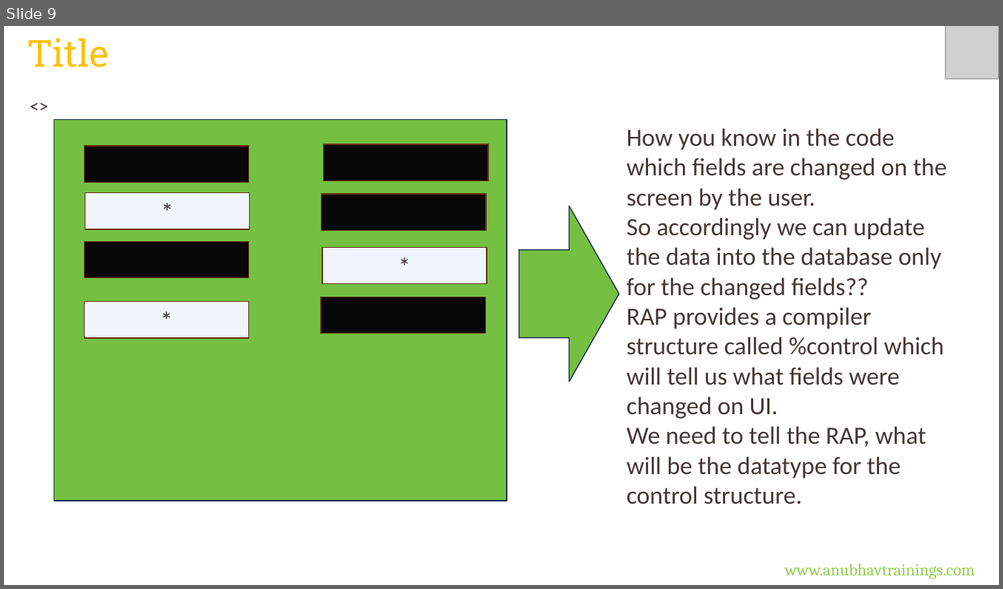
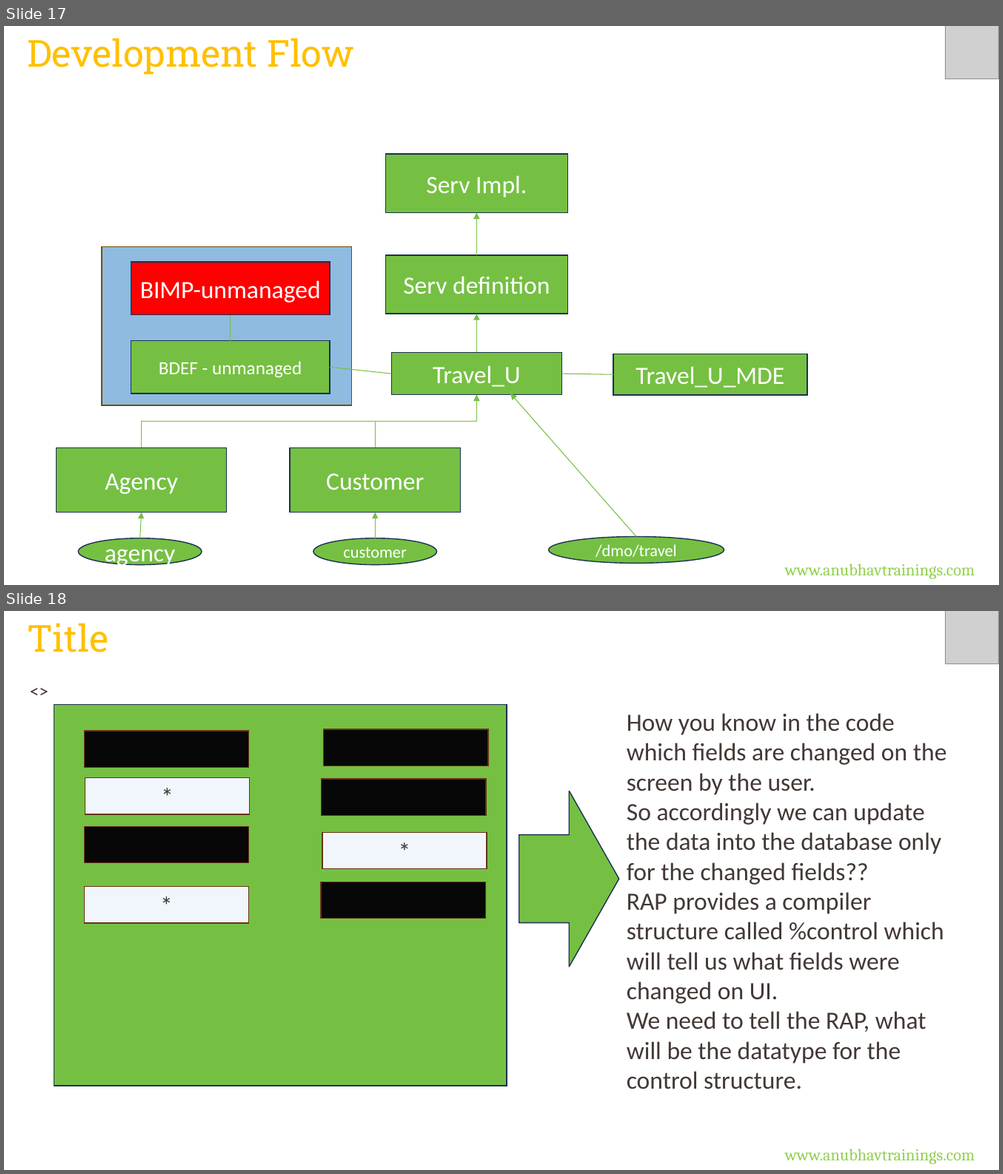
Before and after one commit to soyuztechnologies/CDS_AMDP_RAP_Training_60H, a slide deck: Day 16/DAY-16.pptx. Shown one above the other, each under a label of ours: slide 9 before the commit, slides 17 and 18 after it. The pictures are 1003x589 and 1003x1174 pixels, drawn with LibreOffice and Linux fonts; fonts in the diff are those of the drawing; grey boxes stand for pictures. Boxes give left, top, right and bottom in pixels: in the first picture for what was removed or moved away, otherwise in the second. Text is boxed around its words. In the diff, an @@ line names an element or a change of style, - is before the commit and + after.

```diff
--- a/Day 16/DAY-16.pptx
+++ b/Day 16/DAY-16.pptx
@@ slide 17 added at [4, 26, 999, 585], background #FFFFFF @@
@@ text added at [27, 38, 354, 75], 36 pt, text #FFC000 @@
+Development Flow
@@ picture added at [945, 26, 999, 79] @@
@@ rectangle added at [385, 154, 567, 213], fill #75C042, outline #1C3052 1 pt, 24 pt, text #FFFFFF @@
+Serv Impl.
@@ arrow added from (476, 255) to (476, 212), #75C042 0.75 pt @@
@@ rectangle added at [102, 247, 352, 406], fill #8FBBE1, outline #6B5100 1 pt @@
@@ rectangle added at [131, 263, 330, 315], fill #FF0000, outline #1C3052 1 pt, 24 pt, text #FFFFFF @@
+BIMP-unmanaged
@@ rectangle added at [385, 255, 567, 314], fill #75C042, outline #1C3052 1 pt, 24 pt, text #FFFFFF @@
+Serv definition
@@ arrow added from (476, 353) to (476, 314), #75C042 0.75 pt @@
@@ line added from (230, 315) to (230, 340), #75C042 0.75 pt @@
@@ rectangle added at [131, 340, 330, 394], fill #75C042, outline #1C3052 1 pt, 18 pt, text #FFFFFF @@
+BDEF - unmanaged
@@ rectangle added at [391, 353, 561, 395], fill #75C042, outline #1C3052 1 pt, 24 pt, text #FFFFFF @@
+Travel_U
@@ rectangle added at [613, 355, 807, 395], fill #75C042, outline #1C3052 1 pt, 24 pt, text #FFFFFF @@
+Travel_U_MDE
@@ line added from (330, 368) to (391, 374), #75C042 0.75 pt @@
@@ line added from (561, 374) to (613, 375), #75C042 0.75 pt @@
@@ elbow arrow added from (142, 449) to (476, 395), #75C042 0.75 pt @@
@@ elbow arrow added from (375, 449) to (476, 395), #75C042 0.75 pt @@
@@ arrow added from (636, 537) to (511, 394), #75C042 0.75 pt @@
@@ rectangle added at [57, 449, 226, 513], fill #75C042, outline #1C3052 1 pt, 24 pt, text #FFFFFF @@
+Agency
@@ rectangle added at [290, 449, 460, 513], fill #75C042, outline #1C3052 1 pt, 24 pt, text #FFFFFF @@
+Customer
@@ arrow added from (140, 539) to (142, 512), #75C042 0.75 pt @@
@@ arrow added from (375, 539) to (375, 512), #75C042 0.75 pt @@
@@ ellipse added at [79, 539, 202, 565], fill #75C042, outline #1C3052 1 pt, 24 pt, text #FFFFFF @@
+agency
@@ ellipse added at [313, 539, 436, 565], fill #75C042, outline #1C3052 1 pt, 16 pt, text #FFFFFF @@
+customer
@@ ellipse added at [548, 537, 723, 564], fill #75C042, outline #1C3052 1 pt, 16 pt, text #FFFFFF @@
+/dmo/travel
@@ text added at [785, 564, 974, 580], 16 pt, text #92D050 @@
+www.anubhavtrainings.com
@@ what was slide 9 is now slide 18 @@
```
Also in this commit, not shown: 1 slide changed, 14 other slides added, 6 other files.
